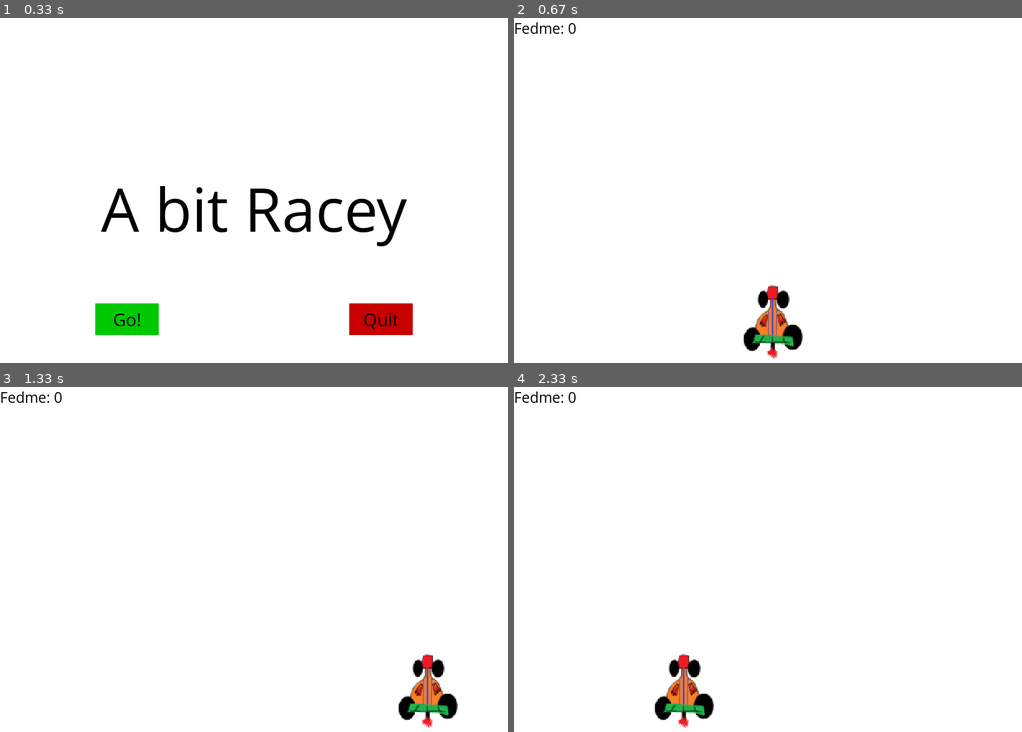
Above: before the commit, frames 1-4 (two rows, left to right).
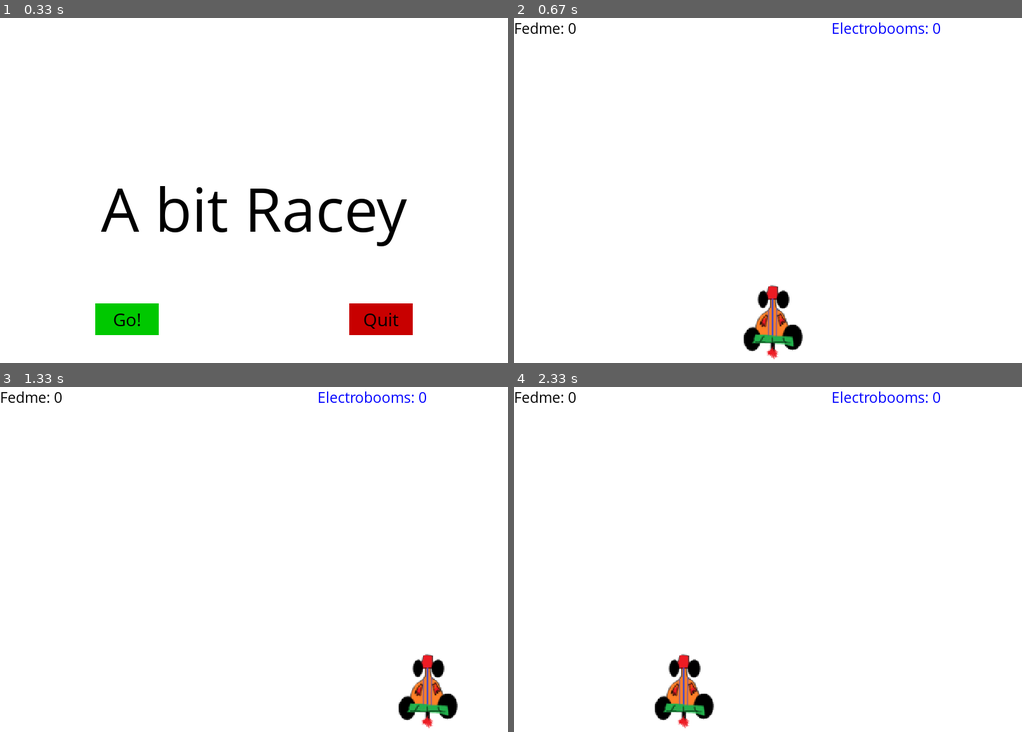
Above: after the commit, the same moments.

Repository: Fredrik3B/pygames
Game: pygame game, started from pygame1.py
Two runs of this game, one before a commit and one after it. Both use one fixed random seed, a clock stepped at 60 frames per second and the inputs below.
Inputs (mouse positions are in pixels of both pictures, inside the frame that each line leads up to):
- Up to frame 1 (0.33 s): no input
- Up to frame 2 (0.67 s): click "Go!" at 0.42 s
- Up to frame 3 (1.33 s): hold Right 0.67-1.13 s; move the mouse to (233, 594) at 0.7 s; hold Right from 1.17 s (still down)
- Up to frame 4 (2.33 s): release Right at 1.63 s; click "Play Again" at 1.73 s; hold Left from 2 s (still down)

Frame 1 is identical in both runs. In frame 2, 0.2% of the frame differs, in the area x 62-84%, y 1-5%; in frame 3, 0.2%; in frame 4, 0.2%.

Commit message:
For collecting

Diff:
--- a/pygame1.py
+++ b/pygame1.py
@@ -1,6 +1,12 @@
 import pygame
 import random
 # import cx_Freeze
+
+"""BUGS!!
+elbocoins: inside blue boxes
+            not always counting
+crashed: Not an under car y-axis,
+                this makes the car crash in all objects under itself"""
 
 # !!Must have!!
 pygame.init()
@@ -31,6 +37,7 @@
 
 carImg = pygame.image.load('racerbil.png')
 carIco = pygame.image.load('racericon.png')
+elBo = pygame.image.load('electroboom.png')
 
 
 pygame.display.set_icon(carIco)
@@ -44,6 +51,18 @@
 
 def things(thingx, thingy, thingw, thingh, color):
     pygame.draw.rect(gameDisplay, color, [thingx, thingy, thingw, thingh])
+
+
+def elbocoin(coins):
+    coins += 1
+    font = pygame.font.SysFont("comicsansms", 25)
+    text = font.render("Electrobooms: " + str(coins - 1), True, blue)
+    gameDisplay.blit(text, (500, 0))
+    return coins
+
+
+def electroboom(elx, ely):
+    gameDisplay.blit(elBo, (elx, ely))
 
 
 def car(x, y):
@@ -178,7 +197,14 @@
     thing_startx = random.randrange(0, display_width - int(thing_width))
     thing_starty = -600
 
+    # Electrobooms
+    elspeed = 7
+    elstartx = random.randrange(0, display_width - int(50))
+    elstarty = -3000
+
     dodged = 0
+    elbocoins = 0
+    maxelbocoins = 1
 
     gameExit = False
 
@@ -210,8 +236,13 @@
 
         thing_starty += thing_speed
 
+        electroboom(elstartx, elstarty)
+
+        elstarty += elspeed
+
         car(x, y)
         things_dodged(dodged)
+        elbocoin(elbocoins)
 
         # Crashing
         if x > display_width - car_width or x < 0:
@@ -225,11 +256,27 @@
             if thing_width < (display_width / 4):
                 thing_width += (dodged * 1.2)
 
+        if elstarty > display_height:
+            elstarty = random.randrange(-5000, -500)
+            elstartx = random.randrange(0, display_width - 50)
+            if catched_coin:
+                maxelbocoins += 1
+
+        catched_coin = False
+
         # Hvis boksen passerer bilens y-akse
         if y < thing_starty + thing_height:
             # Hvis blien er innenfor boksens "to" x-akser
             if x > thing_startx and x < thing_startx + thing_width or x + car_width > thing_startx and x + car_width < thing_startx + thing_width:
                 crash()
+
+        if y < elstarty + 50:
+            if x > elstartx and x < elstartx + 50 or x + 50 > elstartx and x + 50 < elstartx + 50:
+                catched_coin = True
+                # Bare en elbocoin
+                while elbocoins < maxelbocoins:
+                    elbocoins = elbocoin(elbocoins)
+
         # Kan ta parameters for å oppdatere bare spesifike ting
         pygame.display.update()
 
Binary file added: electroboom.png
